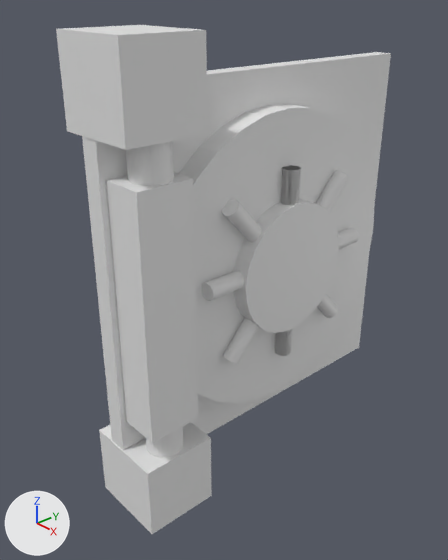
Two versions of the Blender file Assets/vault_door.blend, one commit apart.
Camera for both pictures: a 50 mm camera at (15.0, -15.9, 9.5) aimed at (-1.2, -1.4, -0.8). Arrows for +X, +Y and +Z are at lower left; the lights stay in place.
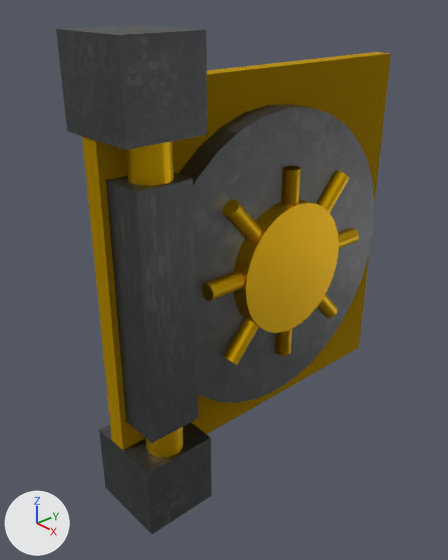
Where the change shows, as pixel boxes [x1, y1, x2, y2] in the pictures (448 x 560 px):
'Door', recoloured: [178, 104, 375, 403] in both
'Cube.001', recoloured (grey to black): [56, 25, 212, 534] in both
'Cube', recoloured (grey to brown): [82, 52, 391, 450] in both
'Cube.002', recoloured (grey to black): [106, 172, 198, 443] in both
'Cylinder.001', recoloured (grey to yellow): [233, 199, 339, 333] in both
'Cylinder.002', recoloured (grey to yellow): [222, 170, 349, 365] in both
'Cylinder', recoloured (grey to yellow): [126, 141, 183, 457] in both
'Cylinder.004', recoloured (grey to yellow): [202, 228, 359, 301] in both
'Cylinder.003', recoloured (grey to brown): [275, 165, 301, 356] in both

The edits, one by one:
Picture 'Metal034_1K-PNG_Color.png' (img_metal034_1k_png_color_png) is new.
Picture 'Metal034_1K-PNG_Metalness.png' (img_metal034_1k_png_metalness_png) is new.
Picture 'shotgun_Metal038_1K-PNG_Metalness.png' (img_shotgun_metal038_1k_png_metalness_png) is new.
Picture 'shotgun_Metal038_1K-PNG_Color.png' (img_shotgun_metal038_1k_png_color_png) is new.
Material 'Gold' (mat_gold) is new.
Uses the picture img_metal034_1k_png_color_png.
Uses the picture img_metal034_1k_png_metalness_png.
Material 'Steel' (mat_steel) is new.
Uses the picture img_shotgun_metal038_1k_png_color_png.
Uses the picture img_shotgun_metal038_1k_png_metalness_png.
Material 'Backplate' (mat_backplate) is new.
Uses the picture img_metal034_1k_png_color_png.
Uses the picture img_metal034_1k_png_metalness_png.
me_cylinder has 64 vertices, 34 faces and spans x -1.0..1.0, y -1.0..1.0, z -1.0..1.0.
me_cylinder now uses material mat_steel.
me_cylinder_001 has 64 vertices, 34 faces and spans x -1.0..1.0, y -1.0..1.0, z -1.0..1.0.
me_cylinder_001 now uses material mat_gold.
me_cylinder_002 has 64 vertices, 34 faces and spans x -1.0..1.0, y -1.0..1.0, z -1.0..1.0.
me_cylinder_002 now uses material mat_gold.
me_cylinder_005 has 64 vertices, 34 faces and spans x -1.0..1.0, y -1.0..1.0, z -1.0..1.0.
me_cylinder_005 now uses material mat_gold.
me_cylinder_007 has 64 vertices, 34 faces and spans x -1.0..1.0, y -1.0..1.0, z -1.0..1.0.
me_cylinder_007 now uses material mat_gold.
me_cube_001 has 8 vertices, 6 faces and spans x -1.0..1.0, y -1.0..1.0, z -1.0..1.0.
me_cube_001 now uses material mat_backplate.
me_cube_002 has 8 vertices, 6 faces and spans x -1.0..1.0, y -1.0..1.0, z -1.0..1.0.
me_cube_002 now uses material mat_steel.
me_cube_003 has 8 vertices, 6 faces and spans x -1.0..1.0, y -1.0..1.0, z -1.0..1.0.
me_cube_003 now uses material mat_steel.
me_cylinder_009 has 64 vertices, 34 faces and spans x -1.0..1.0, y -1.0..1.0, z -1.0..1.0.
me_cylinder_009 now uses material mat_gold.
